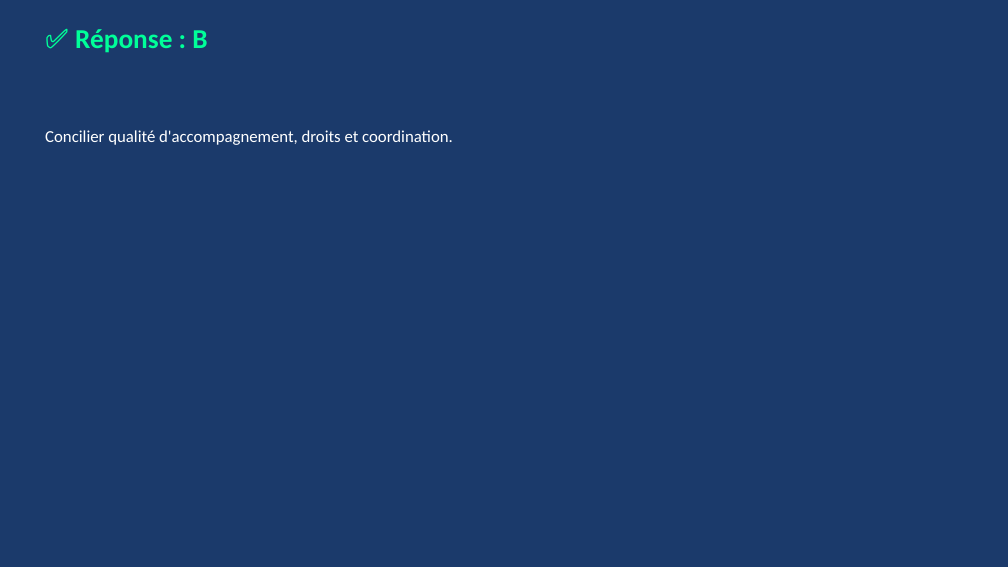
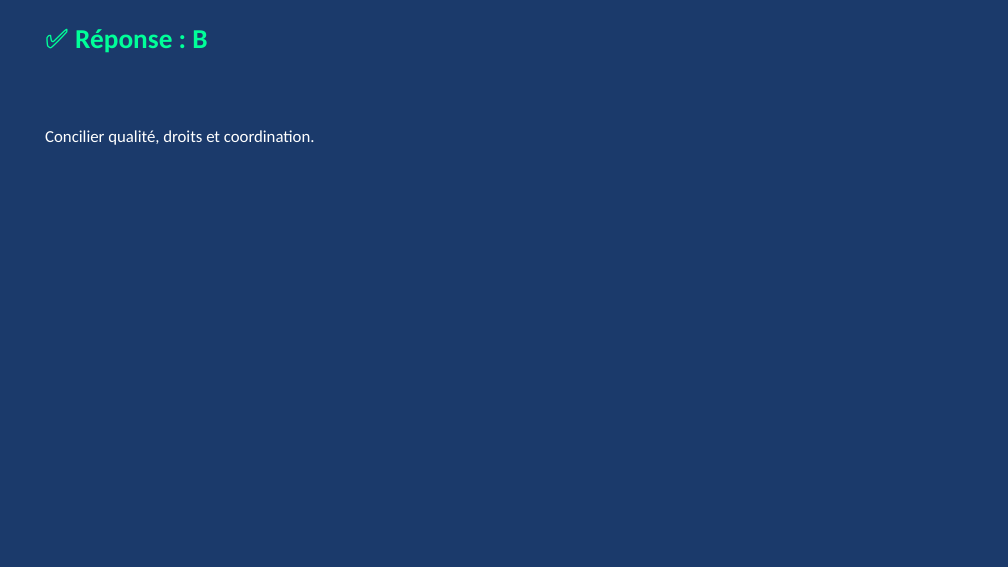
Before and after one commit to RicoBSJ/claude-travail-livrables, a slide deck: slide 156 of Livrables/Quiz/quiz_rbpp_ppa-dui_2026-06-27.pptx. Drawn at 1008x567 pixels with LibreOffice and Linux fonts; fonts in the diff are those of the drawing. Boxes give left, top, right and bottom in pixels: in the first picture for what was removed or moved away, otherwise in the second. Text is boxed around its words. In the diff, an @@ line names an element or a change of style, - is before the commit and + after.

```diff
--- a/Livrables/Quiz/quiz_rbpp_ppa-dui_2026-06-27.pptx
+++ b/Livrables/Quiz/quiz_rbpp_ppa-dui_2026-06-27.pptx
@@ text at [45,130,315,145]: text changed @@
-Concilier qualité d'accompagnement, droits et coordination.
+Concilier qualité, droits et coordination.
```
Also in this commit, not shown: 30 other slides changed, 22 slides added.
